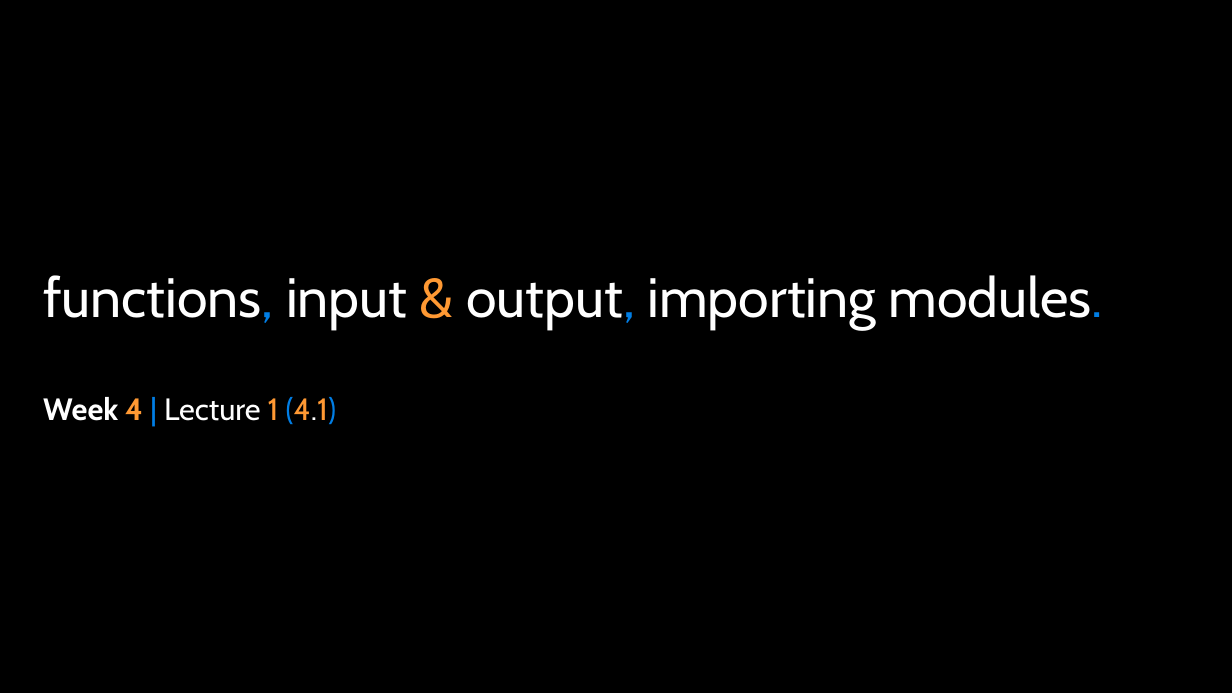
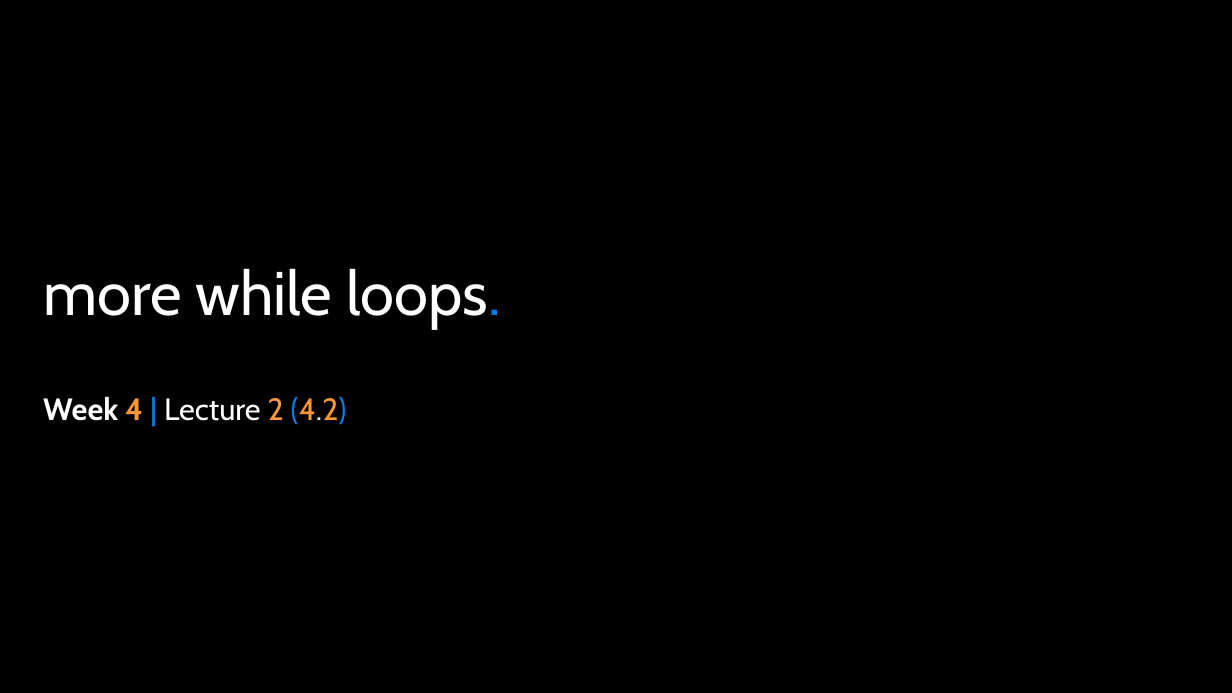
Before and after one commit to APS106/APS106-winter-2022-material, a slide deck: slide 13 of lectures/week4/lecture2/slides/week4_lecture2.pptx. Drawn at 1232x693 pixels with LibreOffice and Linux fonts; fonts in the diff are those of the drawing; background and template pictures are left out. Boxes give left, top, right and bottom in pixels: in the first picture for what was removed or moved away, otherwise in the second. Text is boxed around its words. In the diff, an @@ line names an element or a change of style, - is before the commit and + after.

Commit message:
- week 10 lecture 2 and 3. - week 2 fine-tuning.

```diff
--- a/lectures/week4/lecture2/slides/week4_lecture2.pptx
+++ b/lectures/week4/lecture2/slides/week4_lecture2.pptx
@@ title at [43, 268, 500, 329]: text changed; size 43.2 to 48 pt @@
-functions, input & output, importing modules.
+more while loops.
@@ subtitle at [43, 397, 347, 425]: text changed @@
-Week 4 | Lecture 1 (4.1)
+Week 4 | Lecture 2 (4.2)
```
Also in this commit, not shown: 4 other files.
